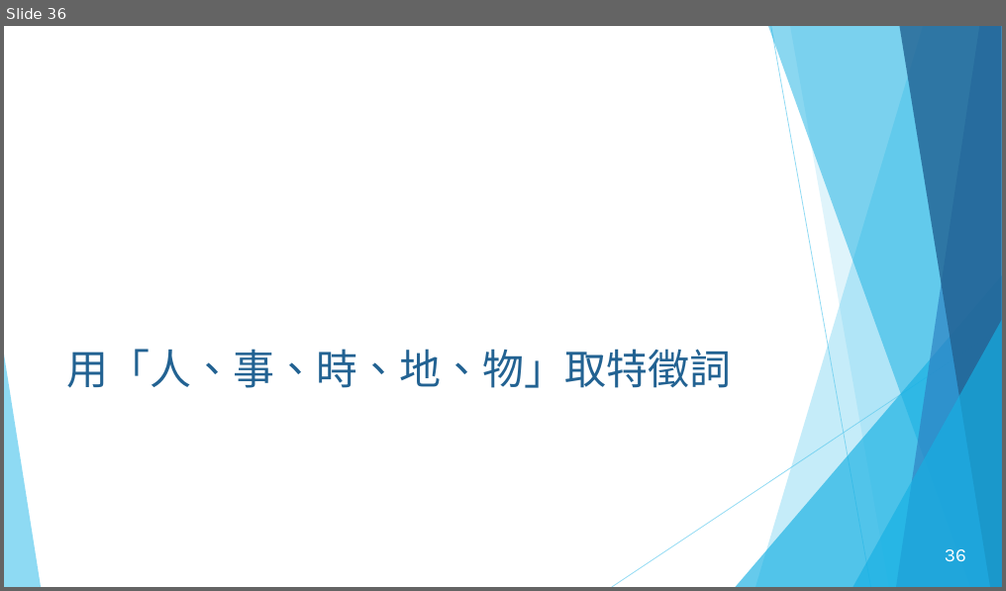
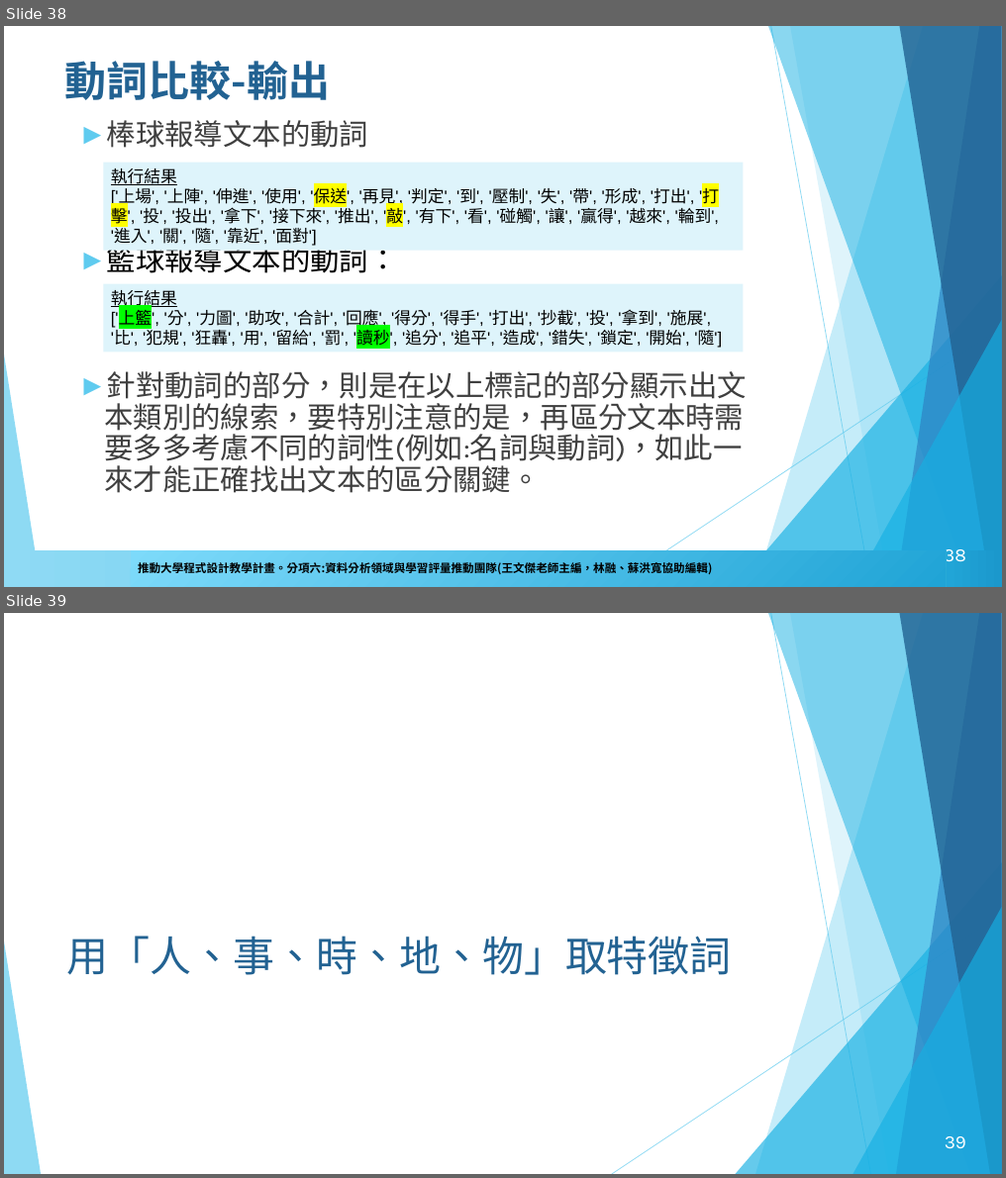
Before and after one commit to howardsukuan/textual-data-analysis-python, a slide deck: week02/文本分析與程式設計Week02.pptx. Shown one above the other, each under a label of ours: slide 36 before the commit, slides 38 and 39 after it. The pictures are 1006x591 and 1006x1178 pixels, drawn with LibreOffice and Linux fonts; fonts in the diff are those of the drawing; background and template pictures are left out. Boxes give left, top, right and bottom in pixels: in the first picture for what was removed or moved away, otherwise in the second. Text is boxed around its words. In the diff, an @@ line names an element or a change of style, - is before the commit and + after.

```diff
--- a/week02/文本分析與程式設計Week02.pptx
+++ b/week02/文本分析與程式設計Week02.pptx
@@ slide 38 added at [4,26,1002,587], background #FFFFFF; not listed: 10 template elements that a slide beside it also shows @@
@@ title added at [65,61,330,100], 40 pt, text #226292, bold @@
+動詞比較-輸出
@@ text added at [104,120,746,493], 28 pt, text #3F3F3F @@
+► 棒球報導文本的動詞
+► 籃球報導文本的動詞：
+► 針對動詞的部分，則是在以上標記的部分顯示出文本類別的線索，要特別注意的是，再區分文本時需要多多考慮不同的詞性(例如:名詞與動詞)，如此一來才能正確找出文本的區分關鍵。
@@ rectangle added at [104,163,744,251], fill #DEF4FB, 16 pt, text #000000 @@
+執行結果
+['上場', '上陣', '伸進', '使用', '保送', '再見', '判定', '到', '壓制', '失', '帶', '形成', '打出', '打擊', '投', '投出', '拿下', '接下來', '推出', '敲', '有下', '看', '碰觸', '讓', '贏得', '越來', '輪到', '進入', '關', '隨', '靠近', '面對']
@@ rectangle added at [104,284,744,353], fill #DEF4FB, 16 pt, text #000000 @@
+執行結果
+['上籃', '分', '力圖', '助攻', '合計', '回應', '得分', '得手', '打出', '抄截', '投', '拿到', '施展', '比', '犯規', '狂轟', '用', '留給', '罰', '讀秒', '追分', '追平', '造成', '錯失', '鎖定', '開始', '隨']
@@ rectangle added at [4,551,1002,587], fill gradient #8FDAF4 to #53C5EB to #29B6E6 to #1B98CC @@
@@ rectangle added at [131,552,945,586], fill gradient #20A4D6 to #7EDBFB, 11 pt, text #000000, bold @@
+推動大學程式設計教學計畫。分項六:資料分析領域與學習評量推動團隊(王文傑老師主編，林融、蘇洪寬協助編輯)
@@ rectangle added at [131,552,945,586], fill gradient #20A4D6 to #7EDBFB, 11 pt, text #000000, bold @@
+推動大學程式設計教學計畫。分項六:資料分析領域與學習評量推動團隊(王文傑老師主編，林融、蘇洪寬協助編輯)
@@ text added at [135,559,670,575], 12 pt, text #164161, bold @@
+推動大學程式設計教學計畫。分項六：資料分析領域與學習評量推動團隊（○○系○○老師主編）
@@ page number added at [944,550,966,563], 18 pt, text #FFFFFF @@
+38
@@ what was slide 36 is now slide 39 @@
@@ page number at [944,1137,966,1150]: text changed @@
-36
+39
```
Also in this commit, not shown: 37 slides changed, 10 other slides added, 10 other files.
